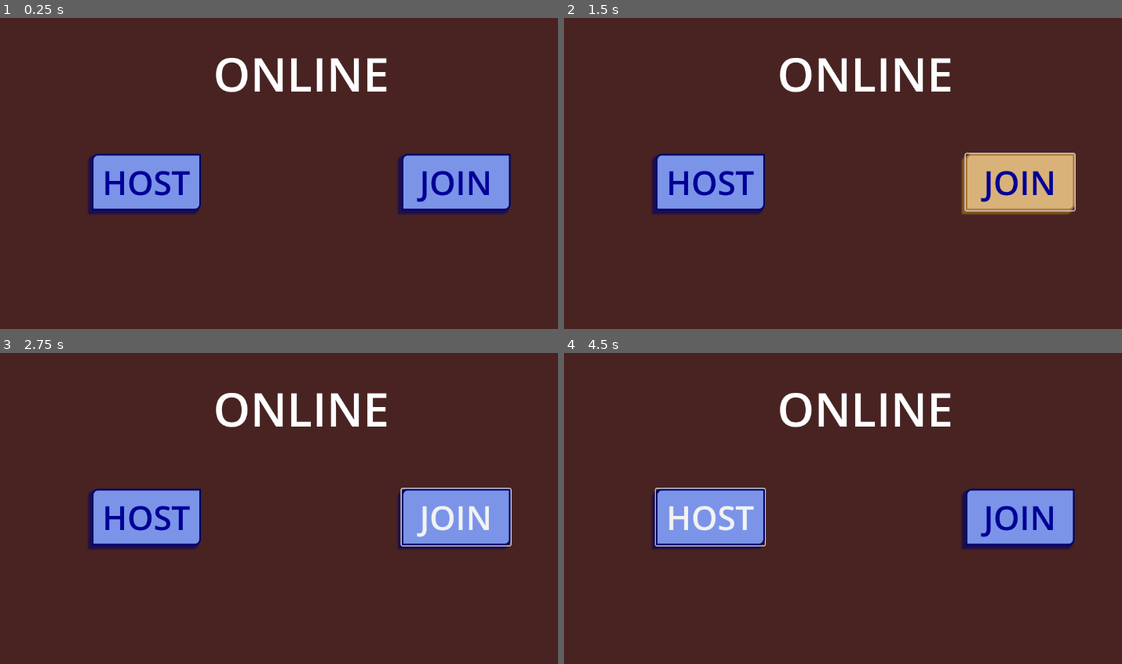
Above: before the commit, frames 1-4 (two rows, left to right).
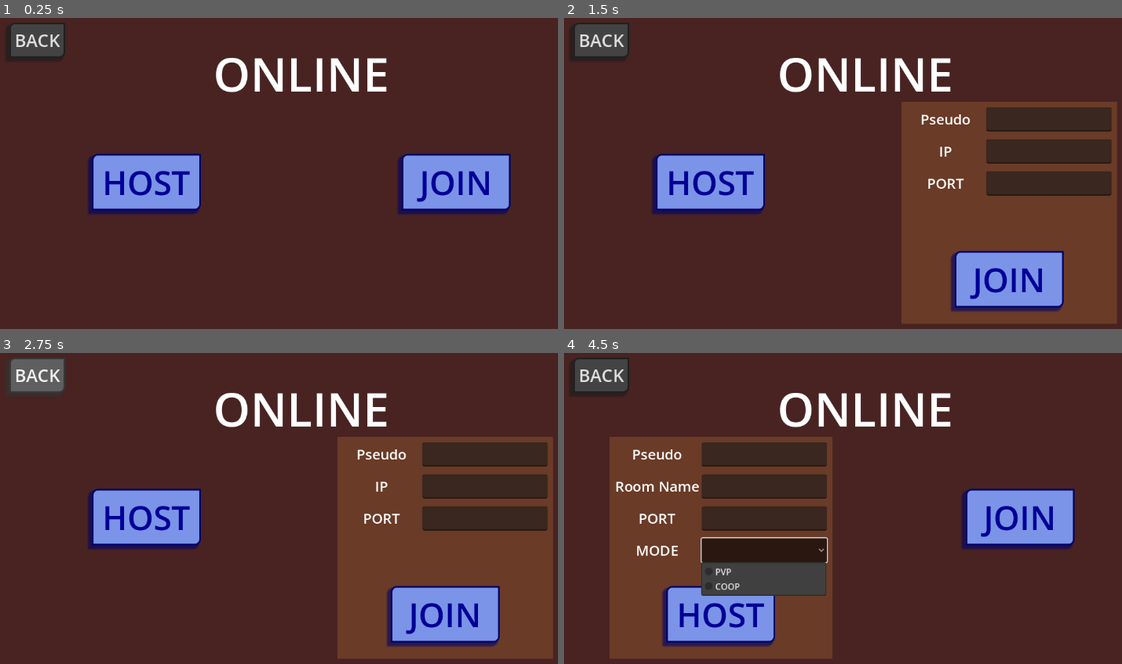
Above: after the commit, the same moments.

Repository: sillyLao/Benjamin
Game: Godot game, scene res://scenes/online_menu.tscn
The game is run twice, just before and just after one commit, with the same random seed, the same clock (stepped at 60 frames per second) and the same inputs. This scene is started directly instead of the project's main scene.
Inputs (mouse positions are in pixels of both pictures, inside the frame that each line leads up to):
- Up to frame 1 (0.25 s): no input
- Up to frame 2 (1.5 s): click "HOST" at 0.5 s; click "JOIN" at 1.25 s
- Up to frame 3 (2.75 s): click (39, 374) at 2 s, where only the run after the commit has a clickable "BACK"
- Up to frame 4 (4.5 s): move the mouse to (1004, 499) at 2.77 s; press the mouse at (1004, 499) at 2.78 s; hold D (right) 2.78-3.53 s; move the mouse to (736, 533) at 3.52 s; release the mouse at (736, 533) at 3.53 s; hold S (backward) 3.53-4.25 s; click (736, 533) at 3.6 s; click (764, 548) at 4.27 s

The runs differ from the first frame. In frame 1, 1.3% of the frame differs, in the area x 1-12%, y 1-14%; in frame 2, 25%; in frame 3, 25%; in frame 4, 26%, in the area x 1-49%, y 1-99%.

Commit message:
connect & disconnect from lobby

Diff:
--- a/project.godot
+++ b/project.godot
@@ -14,6 +14,10 @@
 run/main_scene="uid://c3fu8xemlvr4i"
 config/features=PackedStringArray("4.5", "Forward Plus")
 config/icon="res://icon.svg"
+
+[autoload]
+
+Global="*res://scripts/global.gd"
 
 [input]
 
--- a/scenes/bullet.tscn
+++ b/scenes/bullet.tscn
@@ -1,6 +1,6 @@
 [gd_scene load_steps=4 format=3 uid="uid://dr8p0h1yng7rq"]
 
-[ext_resource type="Script" uid="uid://cl5m8eyssn1ts" path="res://scenes/bullet.gd" id="1_mkf8s"]
+[ext_resource type="Script" uid="uid://cl5m8eyssn1ts" path="res://scripts/bullet.gd" id="1_mkf8s"]
 
 [sub_resource type="StandardMaterial3D" id="StandardMaterial3D_h1aey"]
 albedo_color = Color(1, 0.12156863, 1, 1)
--- a/scenes/main_menu.tscn
+++ b/scenes/main_menu.tscn
@@ -1,6 +1,6 @@
 [gd_scene load_steps=6 format=3 uid="uid://c3fu8xemlvr4i"]
 
-[ext_resource type="Script" uid="uid://btpwb8p68miso" path="res://scenes/main_menu.gd" id="1_bqqt6"]
+[ext_resource type="Script" uid="uid://btpwb8p68miso" path="res://scripts/main_menu.gd" id="1_bqqt6"]
 [ext_resource type="Theme" uid="uid://dic8vi8f7m3cl" path="res://themes/main_menu_buttons.tres" id="1_l6cm7"]
 [ext_resource type="PackedScene" uid="uid://bfvk33fc5yy8i" path="res://scenes/game.tscn" id="2_wu84c"]
 [ext_resource type="PackedScene" uid="uid://cwvvrxi3msan5" path="res://scenes/online_menu.tscn" id="3_wu84c"]
--- a/scenes/online_lobby_menu.tscn
+++ b/scenes/online_lobby_menu.tscn
@@ -1,6 +1,8 @@
-[gd_scene load_steps=3 format=3 uid="uid://cf4mrrjcp7djo"]
+[gd_scene load_steps=5 format=3 uid="uid://cf4mrrjcp7djo"]
 
 [ext_resource type="Theme" uid="uid://dic8vi8f7m3cl" path="res://themes/main_menu_buttons.tres" id="1_j8ywt"]
+[ext_resource type="Script" uid="uid://cnbr2tfe5l7om" path="res://scripts/online_lobby_menu.gd" id="1_vdcme"]
+[ext_resource type="Theme" uid="uid://byhhmi0rfbtrt" path="res://themes/main_menu_small_buttons.tres" id="3_bfe55"]
 
 [sub_resource type="SystemFont" id="SystemFont_j8ywt"]
 font_names = PackedStringArray("ShangoGothic ☞")
@@ -13,6 +15,7 @@
 anchor_bottom = 1.0
 grow_horizontal = 2
 grow_vertical = 2
+script = ExtResource("1_vdcme")
 
 [node name="ColorRect" type="ColorRect" parent="."]
 layout_mode = 1
@@ -44,6 +47,7 @@
 offset_top = 540.0
 offset_right = 632.0
 offset_bottom = 593.0
+focus_mode = 0
 theme = ExtResource("1_j8ywt")
 text = "START"
 
@@ -59,3 +63,16 @@
 
 [node name="VBoxContainer" type="VBoxContainer" parent="PanelContainer"]
 layout_mode = 2
+
+[node name="BACK" type="Button" parent="."]
+layout_mode = 1
+anchors_preset = -1
+offset_left = 40.0
+offset_top = 30.0
+offset_right = 8.0
+offset_bottom = 8.0
+focus_mode = 0
+theme = ExtResource("3_bfe55")
+text = "BACK"
+
+[connection signal="pressed" from="BACK" to="." method="_on_back_pressed"]
--- a/scenes/online_menu.tscn
+++ b/scenes/online_menu.tscn
@@ -1,10 +1,14 @@
-[gd_scene load_steps=6 format=3 uid="uid://cwvvrxi3msan5"]
+[gd_scene load_steps=9 format=3 uid="uid://cwvvrxi3msan5"]
 
 [ext_resource type="Theme" uid="uid://dic8vi8f7m3cl" path="res://themes/main_menu_buttons.tres" id="1_8wic7"]
+[ext_resource type="Script" uid="uid://y5fspv8virh2" path="res://scripts/online_menu.gd" id="1_uy4li"]
+[ext_resource type="PackedScene" uid="uid://cf4mrrjcp7djo" path="res://scenes/online_lobby_menu.tscn" id="2_q7r3x"]
+[ext_resource type="Theme" uid="uid://byhhmi0rfbtrt" path="res://themes/main_menu_small_buttons.tres" id="4_61shv"]
 
 [sub_resource type="SystemFont" id="SystemFont_hetcf"]
 font_names = PackedStringArray("ShangoGothic ☞")
 font_weight = 999
+subpixel_positioning = 0
 
 [sub_resource type="StyleBoxFlat" id="StyleBoxFlat_8wic7"]
 bg_color = Color(0.41795745, 0.2331801, 0.15511277, 1)
@@ -21,6 +25,11 @@
 anchor_bottom = 1.0
 grow_horizontal = 2
 grow_vertical = 2
+script = ExtResource("1_uy4li")
+online_lobby_scene = ExtResource("2_q7r3x")
+
+[node name="HTTPRequest" type="HTTPRequest" parent="."]
+timeout = 10.0
 
 [node name="ColorRect" type="ColorRect" parent="."]
 layout_mode = 1
@@ -62,6 +71,7 @@
 [node name="HOST" type="Button" parent="HBoxContainer"]
 custom_minimum_size = Vector2(200, 0)
 layout_mode = 2
+focus_mode = 0
 theme = ExtResource("1_8wic7")
 theme_override_font_sizes/font_size = 61
 text = "HOST"
@@ -69,6 +79,7 @@
 [node name="JOIN" type="Button" parent="HBoxContainer"]
 custom_minimum_size = Vector2(200, 0)
 layout_mode = 2
+focus_mode = 0
 theme = ExtResource("1_8wic7")
 theme_override_font_sizes/font_size = 61
 text = "JOIN"
@@ -111,7 +122,7 @@
 horizontal_alignment = 1
 
 [node name="TextEdit" type="TextEdit" parent="HostPanel/MarginContainer/VBoxContainer/Pseudo"]
-custom_minimum_size = Vector2(230, 0)
+custom_minimum_size = Vector2(230, 45)
 layout_mode = 2
 size_flags_horizontal = 3
 theme_override_font_sizes/font_size = 26
@@ -127,7 +138,7 @@
 horizontal_alignment = 1
 
 [node name="TextEdit" type="TextEdit" parent="HostPanel/MarginContainer/VBoxContainer/IP"]
-custom_minimum_size = Vector2(230, 0)
+custom_minimum_size = Vector2(230, 45)
 layout_mode = 2
 size_flags_horizontal = 3
 theme_override_font_sizes/font_size = 26
@@ -143,7 +154,7 @@
 horizontal_alignment = 1
 
 [node name="TextEdit" type="TextEdit" parent="HostPanel/MarginContainer/VBoxContainer/PORT"]
-custom_minimum_size = Vector2(230, 0)
+custom_minimum_size = Vector2(230, 45)
 layout_mode = 2
 size_flags_horizontal = 3
 theme_override_font_sizes/font_size = 26
@@ -178,6 +189,7 @@
 custom_minimum_size = Vector2(200, 0)
 layout_mode = 2
 size_flags_horizontal = 4
+focus_mode = 0
 theme = ExtResource("1_8wic7")
 theme_override_font_sizes/font_size = 61
 text = "HOST"
@@ -220,7 +232,7 @@
 horizontal_alignment = 1
 
 [node name="TextEdit" type="TextEdit" parent="JoinPanel/MarginContainer/VBoxContainer/Pseudo"]
-custom_minimum_size = Vector2(230, 0)
+custom_minimum_size = Vector2(230, 45)
 layout_mode = 2
 size_flags_horizontal = 3
 theme_override_font_sizes/font_size = 26
@@ -236,7 +248,7 @@
 horizontal_alignment = 1
 
 [node name="TextEdit" type="TextEdit" parent="JoinPanel/MarginContainer/VBoxContainer/IP"]
-custom_minimum_size = Vector2(230, 0)
+custom_minimum_size = Vector2(230, 45)
 layout_mode = 2
 size_flags_horizontal = 3
 theme_override_font_sizes/font_size = 26
@@ -252,7 +264,7 @@
 horizontal_alignment = 1
 
 [node name="TextEdit" type="TextEdit" parent="JoinPanel/MarginContainer/VBoxContainer/PORT"]
-custom_minimum_size = Vector2(230, 0)
+custom_minimum_size = Vector2(230, 45)
 layout_mode = 2
 size_flags_horizontal = 3
 theme_override_font_sizes/font_size = 26
@@ -269,6 +281,23 @@
 custom_minimum_size = Vector2(200, 0)
 layout_mode = 2
 size_flags_horizontal = 4
+focus_mode = 0
 theme = ExtResource("1_8wic7")
 theme_override_font_sizes/font_size = 61
 text = "JOIN"
+
+[node name="BACK" type="Button" parent="."]
+layout_mode = 1
+anchors_preset = -1
+offset_left = 40.0
+offset_top = 30.0
+offset_right = 8.0
+offset_bottom = 8.0
+focus_mode = 0
+theme = ExtResource("4_61shv")
+text = "BACK"
+
+[connection signal="pressed" from="HBoxContainer/HOST" to="." method="_on_host_pressed"]
+[connection signal="pressed" from="HBoxContainer/JOIN" to="." method="_on_join_pressed"]
+[connection signal="pressed" from="HostPanel/MarginContainer/VBoxContainer/HOST" to="." method="_on_host_2_pressed"]
+[connection signal="pressed" from="JoinPanel/MarginContainer/VBoxContainer/JOIN" to="." method="_on_join_2_pressed"]
--- /dev/null
+++ b/scripts/global.gd
@@ -0,0 +1,10 @@
+extends Node
+
+# ---- ONLINE ----
+var pseudo : String
+var server_ip : String
+var is_host : bool
+var peer : ENetMultiplayerPeer
+
+var players_dict : Dictionary
+var player_count : int = 0
--- /dev/null
+++ b/scripts/online_lobby_menu.gd
@@ -0,0 +1,69 @@
+extends Control
+
+var back_pressed : bool = false
+
+func _ready():
+	if Global.is_host: # Server
+		multiplayer.peer_connected.connect(_peer_connected)
+		multiplayer.peer_disconnected.connect(_peer_disconnected)
+		var infos = create_infos()
+		infos["order"] = Global.player_count
+		Global.player_count += 1
+		Global.players_dict[multiplayer.get_unique_id()] = infos
+		update_player_list.rpc(Global.players_dict)
+
+	else: # Client
+		multiplayer.connected_to_server.connect(_connected_to_server)
+		multiplayer.server_disconnected.connect(_server_disconnected)
+
+func _peer_connected(id : int):
+	print("["+str(multiplayer.get_unique_id())+"]  " + str(id) + " connected.")
+
+func _peer_disconnected(id : int):
+	Global.players_dict.erase(id)
+	update_player_list.rpc(Global.players_dict)
+
+func _connected_to_server():
+	print("["+str(multiplayer.get_unique_id())+"]  Connected to server.")
+	var infos = create_infos()
+	send_infos.rpc(multiplayer.get_unique_id(), infos)
+
+func _server_disconnected():
+	if not back_pressed:
+		Global.peer.close()
+		get_tree().change_scene_to_file("res://scenes/main_menu.tscn")
+
+func create_infos() -> Dictionary:
+	var dict = {
+		"pseudo" = Global.pseudo,
+	}
+	return dict
+
+@rpc("any_peer", "call_local", "reliable")
+func update_player_list(players_dict):
+	for child in $PanelContainer/VBoxContainer.get_children():
+		child.queue_free()
+	for key in players_dict:
+		var label = Label.new()
+		label.text = players_dict[key]["pseudo"]
+		$PanelContainer/VBoxContainer.add_child(label)
+
+@rpc("any_peer", "call_remote", "reliable")
+func send_infos(id:int, infos:Dictionary):
+	if Global.is_host:
+		infos["order"] = Global.player_count
+		Global.player_count += 1
+		Global.players_dict[id] = infos
+		update_player_list.rpc(Global.players_dict)
+
+
+
+func _on_back_pressed():
+	back_pressed = true
+	if Global.is_host: # Server
+		Global.peer.close()
+		Global.players_dict.clear()
+		get_tree().change_scene_to_file("res://scenes/main_menu.tscn")
+	else: # Client
+		Global.peer.close()
+		get_tree().change_scene_to_file("res://scenes/main_menu.tscn")
--- /dev/null
+++ b/scripts/online_menu.gd
@@ -0,0 +1,65 @@
+extends Control
+
+@onready var http_request = $HTTPRequest
+
+@export var online_lobby_scene : PackedScene
+
+var peer : ENetMultiplayerPeer = ENetMultiplayerPeer.new()
+var host_ip : String
+var join_ip : String
+
+func _ready():
+	http_request.request_completed.connect(_on_request_completed)
+	send_request()
+
+func send_request():
+	var headers = ["Content-Type: application/json"]
+	http_request.request("https://api.ipify.org", headers, HTTPClient.METHOD_GET)
+
+func _on_request_completed(_results, _response_code, _headers, body):
+	var ip = body.get_string_from_utf8()
+	host_ip = ip
+
+func _on_host_pressed():
+	$HostPanel.show()
+	$JoinPanel.hide()
+func _on_join_pressed():
+	$HostPanel.hide()
+	$JoinPanel.show()
+func _on_host_2_pressed():
+	var result = peer.create_server(51779)
+	match result:
+		Error.OK:
+			print("OK")
+			connected("Host")
+		Error.ERR_ALREADY_IN_USE:
+			print("ERR_ALREADY_IN_USE")
+		Error.ERR_CANT_CREATE:
+			print("ERR_CANT_CREATE")
+
+func _on_join_2_pressed():
+	join_ip = $JoinPanel/MarginContainer/VBoxContainer/IP/TextEdit.text
+	if not join_ip:
+		join_ip = "127.0.0.1"
+	var result = peer.create_client(join_ip, 51779)
+	match result:
+		Error.OK:
+			print("OK")
+			connected("Join")
+		Error.ERR_ALREADY_IN_USE:
+			print("ERR_ALREADY_IN_USE")
+		Error.ERR_CANT_CREATE:
+			print("ERR_CANT_CREATE")
+
+func connected(type : String):
+	multiplayer.multiplayer_peer = peer
+	Global.pseudo = get_node(type+"Panel/MarginContainer/VBoxContainer/Pseudo/TextEdit").text
+	Global.peer = peer
+	match type:
+		"Host":
+			Global.server_ip = host_ip
+			Global.is_host = true
+		"Join":
+			Global.server_ip = join_ip
+			Global.is_host = false
+	get_tree().change_scene_to_packed(online_lobby_scene)
--- /dev/null
+++ b/themes/main_menu_small_buttons.tres
@@ -0,0 +1,63 @@
+[gd_resource type="Theme" load_steps=5 format=3 uid="uid://byhhmi0rfbtrt"]
+
+[sub_resource type="SystemFont" id="SystemFont_rjn5a"]
+font_names = PackedStringArray("ShangoGothic ☞")
+font_weight = 999
+
+[sub_resource type="StyleBoxFlat" id="StyleBoxFlat_ht4a7"]
+content_margin_left = 10.0
+content_margin_top = 10.0
+content_margin_right = 10.0
+content_margin_bottom = 10.0
+bg_color = Color(0.37413925, 0.37413928, 0.37413922, 1)
+border_width_left = 3
+border_width_top = 3
+border_width_right = 3
+border_width_bottom = 3
+border_color = Color(0.21950102, 0.21950102, 0.21950093, 1)
+corner_radius_top_left = 10
+corner_radius_bottom_right = 10
+shadow_color = Color(0.20152658, 0.20152658, 0.20152658, 0.6)
+shadow_size = 4
+shadow_offset = Vector2(-5, 5)
+
+[sub_resource type="StyleBoxFlat" id="StyleBoxFlat_r5bqt"]
+content_margin_left = 10.0
+content_margin_top = 10.0
+content_margin_right = 10.0
+content_margin_bottom = 10.0
+bg_color = Color(0.26293245, 0.26293245, 0.26293245, 1)
+border_width_left = 3
+border_width_top = 3
+border_width_right = 3
+border_width_bottom = 3
+border_color = Color(0.12591085, 0.12591085, 0.12591082, 1)
+corner_radius_top_left = 10
+corner_radius_bottom_right = 10
+shadow_color = Color(0.10747976, 0.10747973, 0.10747973, 0.6)
+shadow_size = 4
+shadow_offset = Vector2(-5, 5)
+
+[sub_resource type="StyleBoxFlat" id="StyleBoxFlat_rjc7f"]
+content_margin_left = 10.0
+content_margin_top = 10.0
+content_margin_right = 10.0
+content_margin_bottom = 10.0
+bg_color = Color(0.17641911, 0.17641908, 0.17641908, 1)
+border_width_left = 3
+border_width_top = 3
+border_width_right = 3
+border_width_bottom = 3
+border_color = Color(0.07284262, 0.072842635, 0.072842605, 1)
+corner_radius_top_left = 10
+corner_radius_bottom_right = 10
+shadow_color = Color(0.019607844, 0.019607844, 0.019607844, 0.65882355)
+shadow_size = 4
+shadow_offset = Vector2(-5, 5)
+
+[resource]
+Button/font_sizes/font_size = 32
+Button/fonts/font = SubResource("SystemFont_rjn5a")
+Button/styles/hover = SubResource("StyleBoxFlat_ht4a7")
+Button/styles/normal = SubResource("StyleBoxFlat_r5bqt")
+Button/styles/pressed = SubResource("StyleBoxFlat_rjc7f")
Renamed: scenes/bullet.gd -> scripts/bullet.gd
Renamed: scenes/bullet.gd.uid -> scripts/bullet.gd.uid
Not shown, added: scripts/global.gd.uid
Renamed: scenes/main_menu.gd -> scripts/main_menu.gd
Renamed: scenes/main_menu.gd.uid -> scripts/main_menu.gd.uid
Not shown, added: scripts/online_lobby_menu.gd.uid
Not shown, added: scripts/online_menu.gd.uid
Not shown, changed: benjamin.rar
